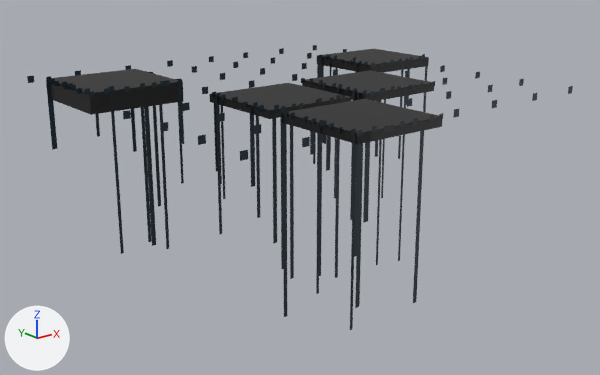
Renders of the glTF model netrun/assets/models/env/floor_c.glb from each side of a commit.
Camera for both pictures: a 50 mm camera at (-2.32, -2.97, 0.7) aimed at (0.0, -0.08, -0.46). The axes (+X, +Y, +Z) are drawn at lower left. The lights are the same throughout. The first picture is the older version. Vertices at exactly the same position are counted once.

Names of what the first picture shows: 'floor_dots', 'floor_edges', 'floor_streaks', 'floor_tiles'.
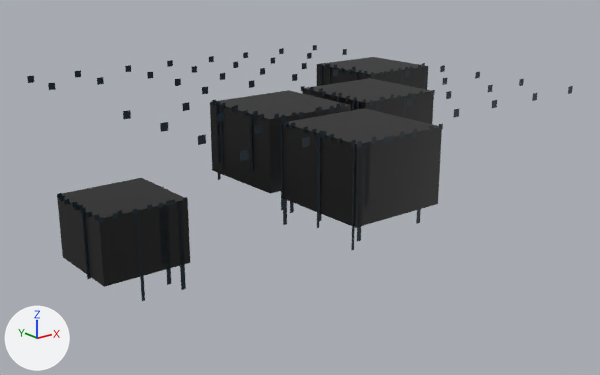
Pixel boxes [x1, y1, x2, y2] of what changed, in the pictures (600 x 375 px; the box of a moved part takes in the faces that stretch with it):
'floor_tiles', reshaped (141% taller): before [49, 49, 443, 144]; after [57, 57, 442, 287]
'floor_streaks', reshaped (9% narrower, 14% shorter): before [46, 56, 428, 330]; after [82, 65, 428, 301]
'floor_edges', reshaped (92% taller): before [46, 54, 443, 137]; after [57, 63, 443, 223]
part 1 of me_floor_tiles, moved or reshaped: before [317, 49, 429, 73]; after [317, 57, 428, 89]
part 2 of me_floor_tiles, moved or reshaped: before [302, 71, 434, 101]; after [302, 78, 434, 124]
part 3 of me_floor_tiles, moved or reshaped: before [210, 83, 351, 119]; after [210, 90, 351, 194]
part 4 of me_floor_tiles, moved or reshaped: before [282, 99, 443, 144]; after [282, 108, 442, 228]
part 5 of me_floor_tiles, moved or reshaped: before [49, 69, 184, 115]; after [57, 178, 190, 287]
part 6 of me_floor_streaks, moved or reshaped: before [46, 80, 58, 150]; after [82, 213, 91, 279]
part 7 of me_floor_streaks, moved or reshaped: before [131, 109, 137, 152]; after [163, 204, 171, 285]
part 8 of me_floor_streaks, moved or reshaped: before [95, 56, 428, 330]; after [137, 65, 428, 301]
part 9 of me_floor_edges, moved or reshaped: before [370, 91, 374, 97]; after [370, 100, 374, 106]
part 10 of me_floor_edges, moved or reshaped: before [46, 76, 182, 97]; after [57, 193, 187, 223]
part 11 of me_floor_edges, moved or reshaped: before [284, 111, 443, 137]; after [284, 121, 443, 148]
part 12 of me_floor_edges, moved or reshaped: before [301, 78, 367, 96]; after [301, 86, 366, 105]
part 13 of me_floor_edges, moved or reshaped: before [212, 92, 345, 112]; after [212, 100, 345, 121]
part 14 of me_floor_edges, moved or reshaped: before [412, 81, 435, 90]; after [412, 90, 435, 99]

The change, as a list of edits to the scene's bpy script:
```text
Change me_floor_tiles:
    used by ob_floor_tiles; location = (0.0, 0.0, 0.0)
    remove me_floor_tiles.from_pydata(...)  # 40 vertices, 60 faces; spans x -0.96..0.96, y -0.96..0.46, z 0.0..0.08
    add me_floor_tiles.from_pydata(...)  # 40 vertices, 60 faces; spans x -0.96..0.96, y -0.96..0.46, z -0.73..0.0
    me_floor_tiles part 1: the loose piece of 8 vertices spanning x 0.54..0.96, y 0.04..0.46, z 0.0..0.05 is scaled about its middle by (1, 1, 6.42), then moved by (0.0, 0.0, -0.17)
    me_floor_tiles part 2: the loose piece of 8 vertices spanning x 0.04..0.46, y -0.46..-0.04, z 0.0..0.04 is scaled about its middle by (1, 1, 7.81), then moved by (0.0, 0.0, -0.17)
    me_floor_tiles part 3: the loose piece of 8 vertices spanning x -0.46..-0.04, y -0.46..-0.04, z 0.0..0.03 is scaled about its middle by (1, 1, 8.68), then moved by (0.0, 0.0, -0.17)
    me_floor_tiles part 4: the loose piece of 8 vertices spanning x -0.46..-0.04, y -0.96..-0.54, z 0.0..0.04 is scaled about its middle by (1, 1, 7.7), then moved by (0.0, 0.0, -0.17)
    me_floor_tiles part 5: the loose piece of 8 vertices spanning x -0.96..-0.54, y 0.04..0.46, z 0.0..0.08 is scaled about its middle by (1, 1, 3.53), then moved by (0.0, 0.0, -0.63)
Change me_floor_streaks:
    used by ob_floor_streaks; location = (0.0, 0.0, 0.0)
    remove me_floor_streaks.from_pydata(...)  # 200 vertices, 100 faces; spans x -0.97..0.97, y -0.96..0.46, z -0.86..0.08
    add me_floor_streaks.from_pydata(...)  # 200 vertices, 100 faces; spans x -0.97..0.97, y -0.96..0.46, z -0.85..0.0
    me_floor_streaks part 6: the loose piece of 4 vertices spanning x -0.97..-0.95, y 0.44, z -0.22..0.08 is moved by (0.0, -0.25, -0.52)
    me_floor_streaks part 7: the loose piece of 4 vertices spanning x -0.57..-0.56, y 0.46, z -0.3..0.08 is moved by (-0.09, -0.42, -0.51)
    me_floor_streaks part 8: 192 of 200 vertices moved; they spanned x -0.87..0.97, y -0.96..0.46, z -0.86..0.08 and now span x -0.79..0.97, y -0.96..0.46, z -0.85..0.0; mean shift (-0.01, 0.0, 0.0); largest move (-0.53, 0.37, 0.08) -> (-0.57, 0.04, -0.43)
Change me_floor_edges:
    used by ob_floor_edges; location = (0.0, 0.0, 0.0)
    remove me_floor_edges.from_pydata(...)  # 360 vertices, 180 faces; spans x -0.98..0.93, y -0.97..0.43, z 0.02..0.1
    add me_floor_edges.from_pydata(...)  # 360 vertices, 180 faces; spans x -0.98..0.93, y -0.97..0.43, z -0.45..0.02
    me_floor_edges part 9: the loose piece of 4 vertices spanning x 0.06..0.08, y -0.46, z 0.02..0.05 is moved by (0.0, 0.0, -0.04)
    me_floor_edges part 10: all 72 vertices in x -0.98..-0.54, y 0.03..0.42, z 0.07..0.1 are moved by (0.0, 0.0, -0.52)
    me_floor_edges part 11: all 72 vertices in x -0.47..-0.03, y -0.97..-0.57, z 0.02..0.05 are moved by (0.0, 0.0, -0.04)
    me_floor_edges part 12: all 36 vertices in x 0.03..0.05, y -0.45..-0.04, z 0.02..0.06 are moved by (0.0, 0.0, -0.04)
    me_floor_edges part 13: all 72 vertices in x -0.48..-0.08, y -0.47..-0.07, z 0.02..0.05 are moved by (0.0, 0.0, -0.03)
    me_floor_edges part 14: 12 of 360 vertices moved; they spanned x 0.31..0.46, y -0.47..-0.45, z 0.02..0.05 and now span x 0.31..0.46, y -0.47..-0.45, z -0.02..0.01; mean shift (0.0, 0.0, -0.04); largest move (0.31, -0.47, 0.02) -> (0.31, -0.47, -0.02)
    other edits to the shape of me_floor_edges do not show in these pictures
```
